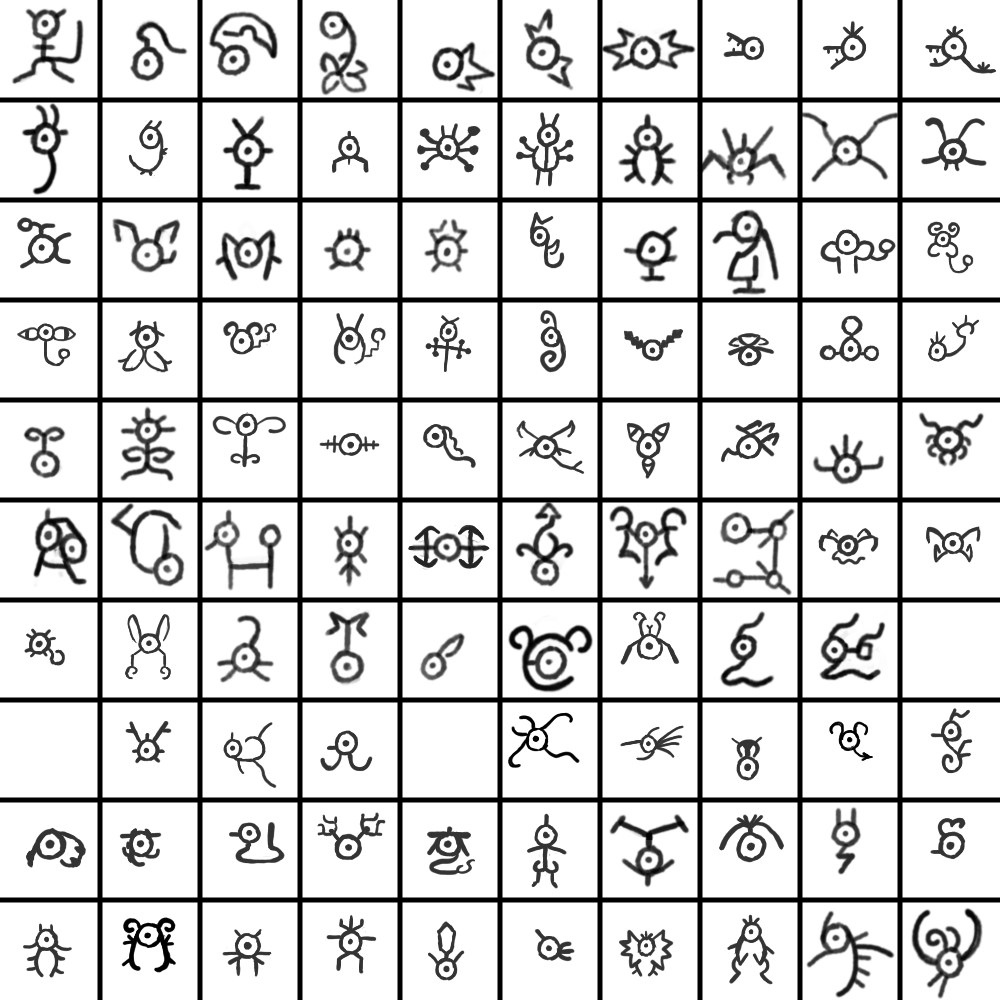
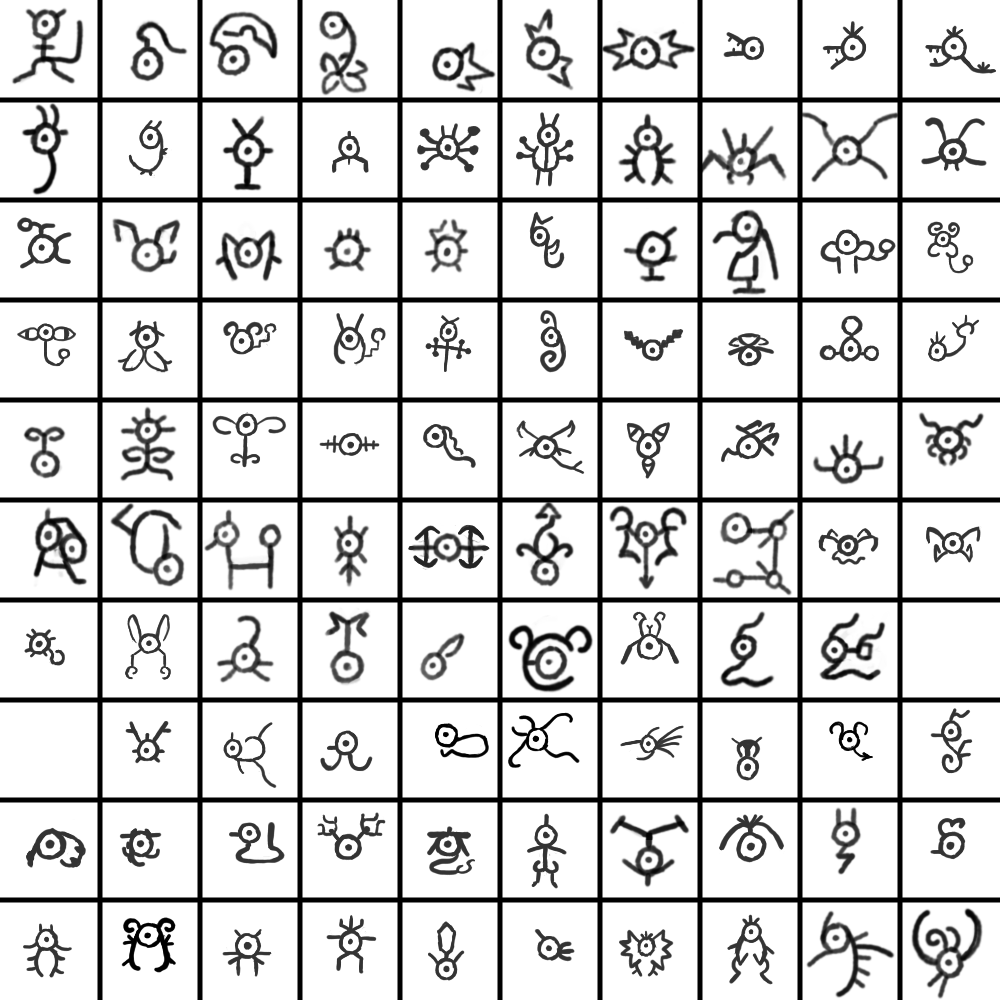
The second (1000, 1000) image is a revision of the first. Changes to its layers:
painted on "Paint Layer 1" over [435, 723, 489, 758]
